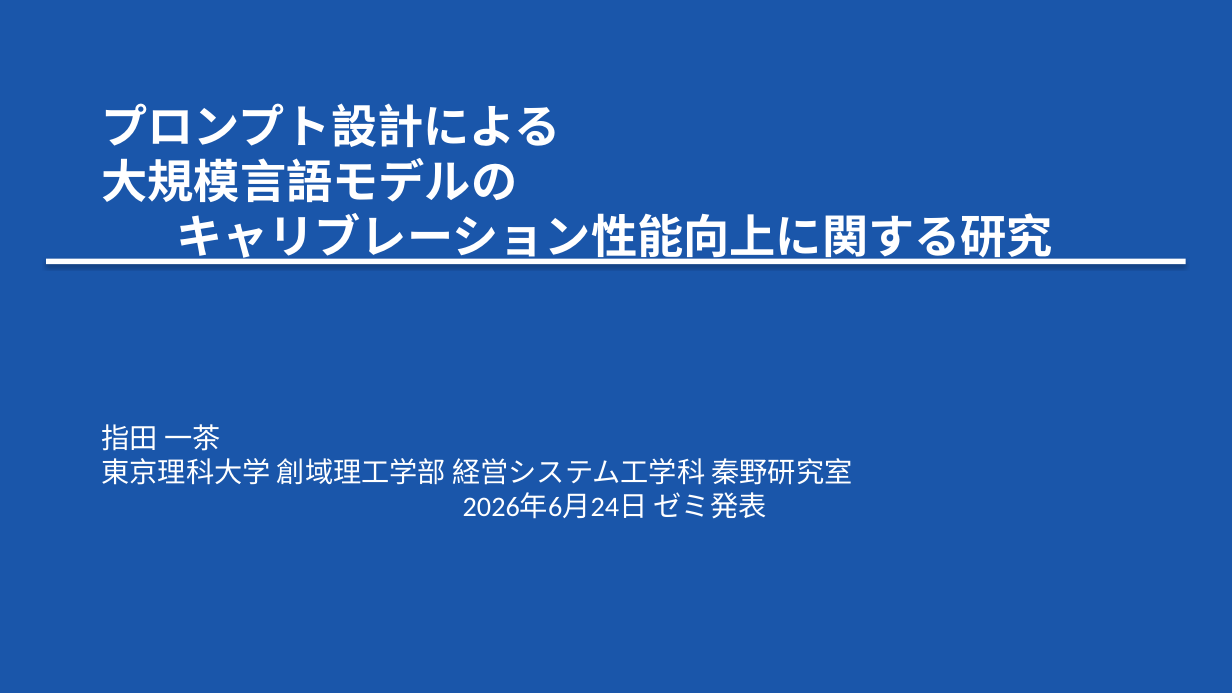
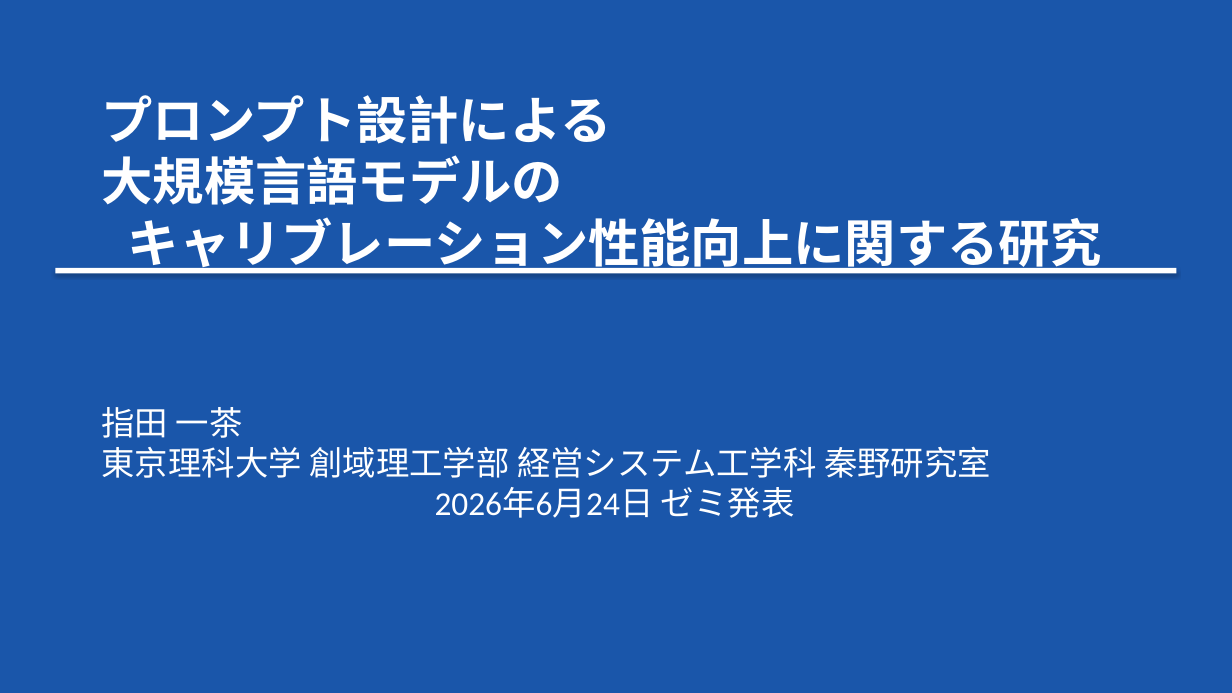
Before and after one commit to issa311sas-hub/test, a slide deck: slide 1 of research/presentations/2026-06-24-seminar-slides.pptx. Drawn at 1232x693 pixels with LibreOffice and Linux fonts; fonts in the diff are those of the drawing. Boxes give left, top, right and bottom in pixels: in the first picture for what was removed or moved away, otherwise in the second. Text is boxed around its words. In the diff, an @@ line names an element or a change of style, - is before the commit and + after.

```diff
--- a/research/presentations/2026-06-24-seminar-slides.pptx
+++ b/research/presentations/2026-06-24-seminar-slides.pptx
@@ text "プロンプト設計による 大規模言語モデルの キャリブレーション性能向上に関する研究": place and size @@
-text "プロンプト設計による 大規模言語モデルの キャリブレーション性能向上に関する研究" at (101, 103, 1053, 264)
+text "プロンプト設計による 大規模言語モデルの キャリブレーション性能向上に関する研究" at (101, 95, 1102, 274)
@@ text "プロンプト設計による 大規模言語モデルの キャリブレーション性能向上に関する研究" at (101, 95, 1102, 274): size 36 to 40 pt @@
@@ rectangle: place and size @@
-rectangle at (46, 259, 1186, 264)
+rectangle at (55, 268, 1177, 274)
@@ text "指田 一茶 東京理科大学 創域理工学部 経営システム工学科 ...": place and size @@
-text "指田 一茶 東京理科大学 創域理工学部 経営システム工学科 ..." at (101, 424, 853, 519)
+text "指田 一茶 東京理科大学 創域理工学部 経営システム工学科 ..." at (101, 407, 991, 518)
@@ text "指田 一茶 東京理科大学 創域理工学部 経営システム工学科 ..." at (101, 407, 991, 518): size 22 to 26 pt @@
```
Also in this commit, not shown: 13 other slides changed, 10 slides added, 5 slides removed, 1 other file.
